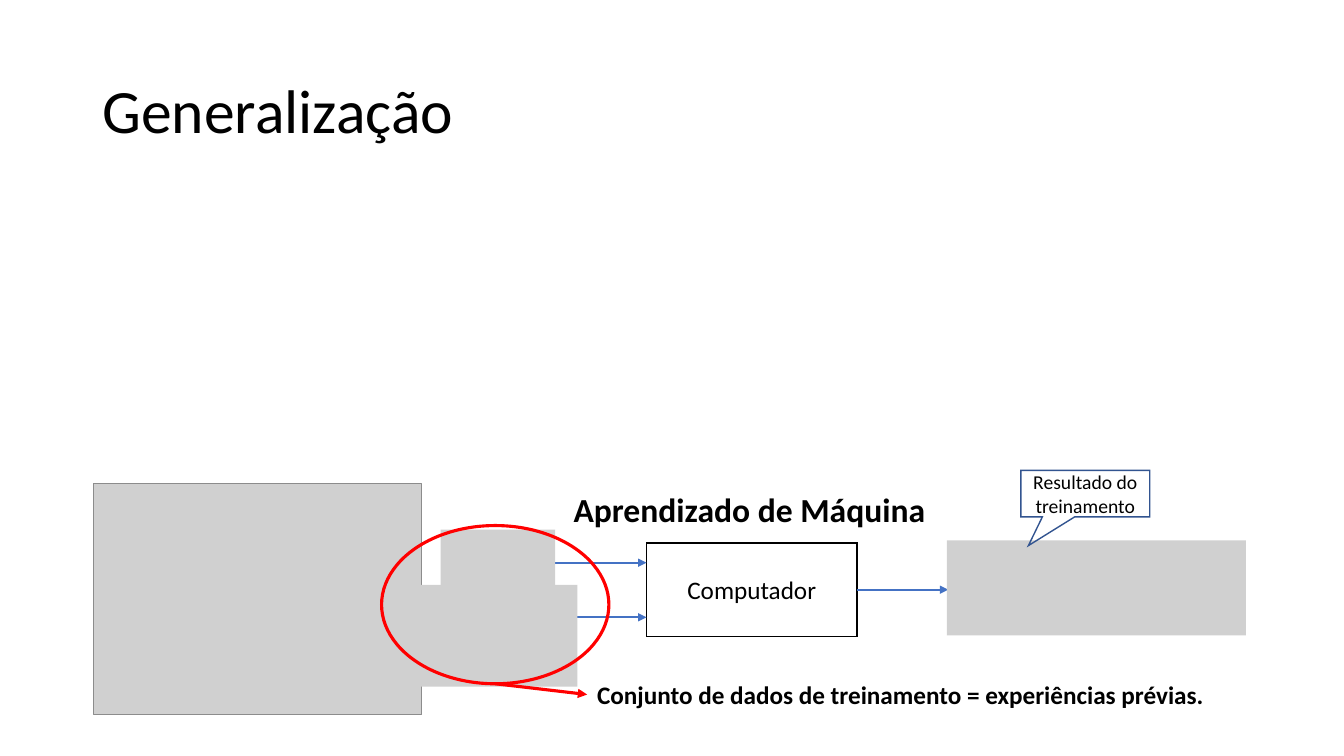
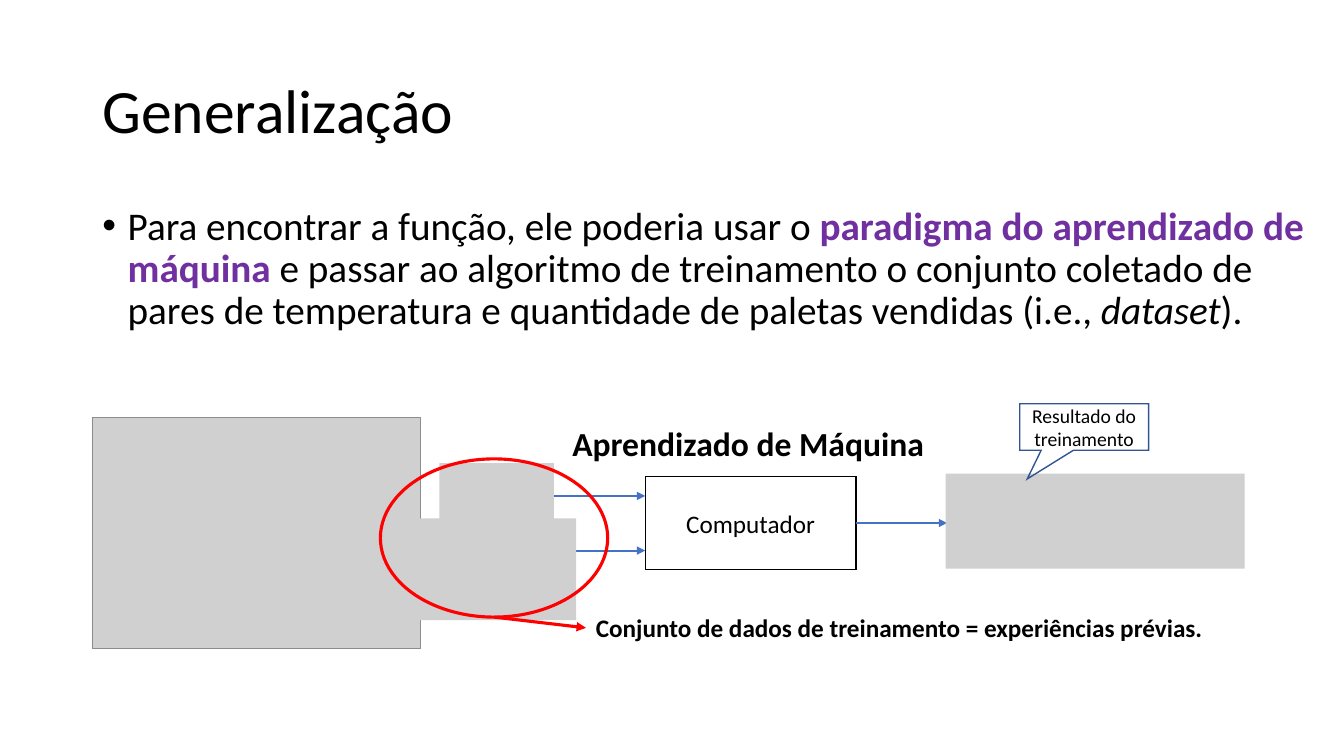
Before and after one commit to zz4fap/c24_inteligencia_artificial, a slide deck: slide 10 of slides/C24_Paradigmas.pptx (slide 9 before the commit). Drawn at 1344x756 pixels with LibreOffice and Linux fonts; fonts in the diff are those of the drawing; grey boxes stand for pictures. Boxes give left, top, right and bottom in pixels: in the first picture for what was removed or moved away, otherwise in the second. Text is boxed around its words. In the diff, an @@ line names an element or a change of style, - is before the commit and + after.

Commit message:
new slides

```diff
--- a/slides/C24_Paradigmas.pptx
+++ b/slides/C24_Paradigmas.pptx
@@ text added at (128, 212, 1304, 331), 28 pt, text #000000 @@
+• Para encontrar a função, ele poderia usar o paradigma do aprendizado de máquina e passar ao algoritmo de treinamento o conjunto coletado de pares de temperatura e quantidade de paletas vendidas (i.e., dataset).
@@ 4 pictures, 4 arrows, 2 texts, 1 rectangle, 1 speech box, 1 ellipse: place and size @@
-4 pictures, 4 arrows, 2 texts, 1 rectangle, 1 speech box, 1 ellipse at (94, 471, 1246, 715)
+4 pictures, 4 arrows, 2 texts, 1 rectangle, 1 speech box, 1 ellipse at (93, 404, 1245, 648)
```
Also in this commit, not shown: 2 other slides changed, 1 slide added.
